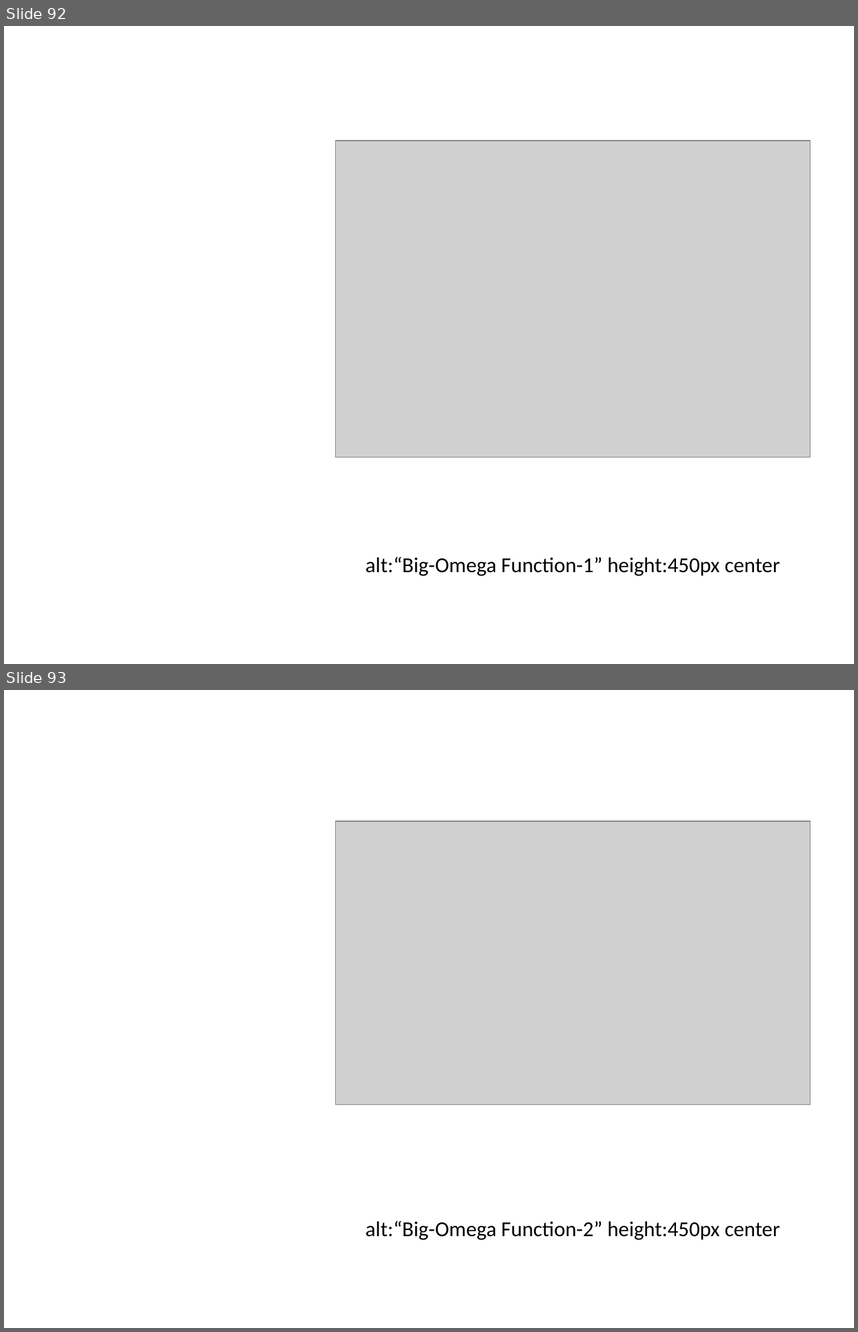
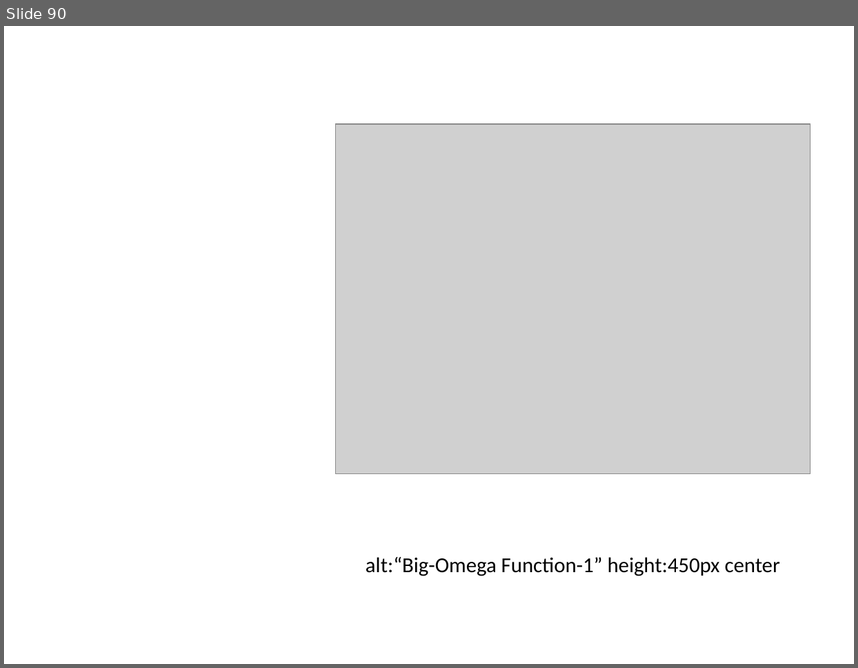
Before and after one commit to ucoruh/ce100-algorithms-and-programming-II, a slide deck: docs/week-1/ce100-week-1-intro.md_word.pptx. Shown one above the other, each under a label of ours: slides 92 and 93 before the commit, slide 90 after it. The pictures are 858x1332 and 858x668 pixels, drawn with LibreOffice and Linux fonts; fonts in the diff are those of the drawing; grey boxes stand for pictures. Boxes give left, top, right and bottom in pixels: in the first picture for what was removed or moved away, otherwise in the second. Text is boxed around its words. In the diff, an @@ line names an element or a change of style, - is before the commit and + after.

```diff
--- a/docs/week-1/ce100-week-1-intro.md_word.pptx
+++ b/docs/week-1/ce100-week-1-intro.md_word.pptx
@@ slide 93 removed at [4, 690, 854, 1328], background #FFFFFF @@
@@ picture removed at [335, 821, 810, 1104] @@
@@ text removed at [366, 1221, 780, 1240] @@
-alt:“Big-Omega Function-2” height:450px center
@@ what was slide 92 is now slide 90 @@
@@ slide 90 changed as well @@
@@ picture: place and size @@
-picture at [335, 141, 810, 457]
+picture at [335, 124, 810, 473]
```
Also in this commit, not shown: 10 other slides changed, 1 slide added, 6 other slides removed, 33 other files.
